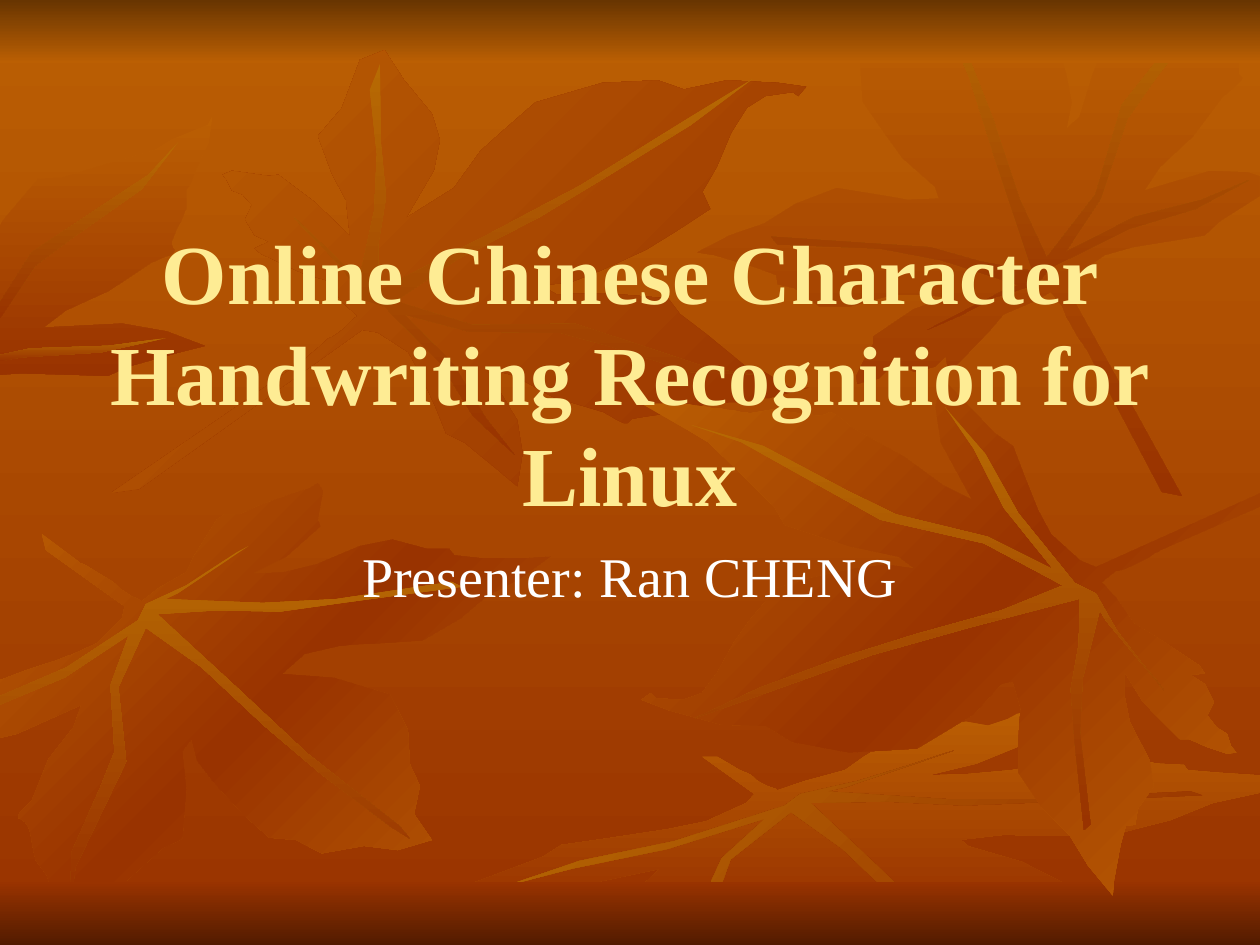
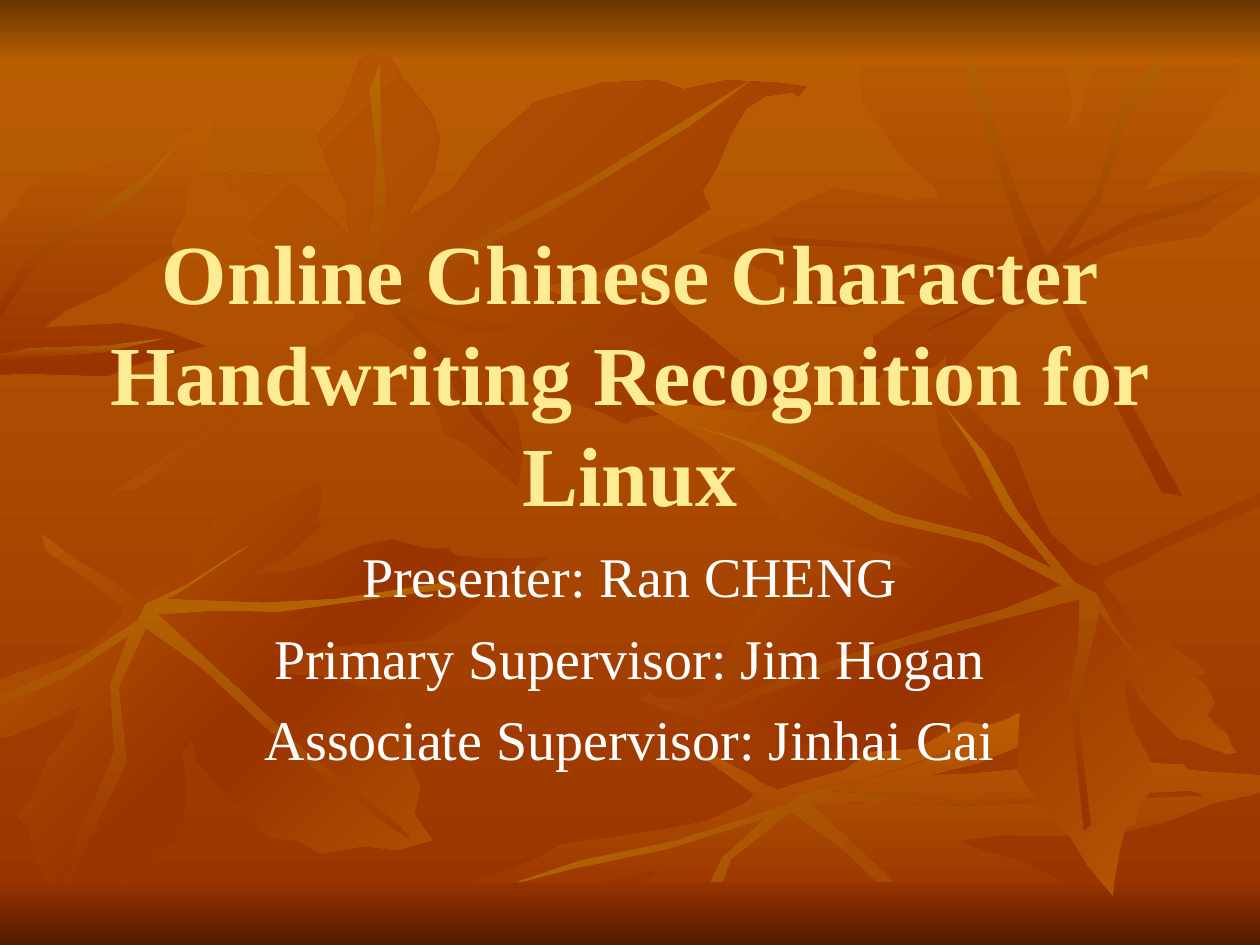
Before and after one commit to shaileshBhokare/honours, a slide deck: slide 1 of Dissertition/report/presentation.ppt. Drawn at 1260x945 pixels with LibreOffice and Linux fonts; fonts in the diff are those of the drawing. Boxes give left, top, right and bottom in pixels: in the first picture for what was removed or moved away, otherwise in the second. Text is boxed around its words. In the diff, an @@ line names an element or a change of style, - is before the commit and + after.

```diff
--- a/Dissertition/report/presentation.ppt
+++ b/Dissertition/report/presentation.ppt
@@ subtitle at box(265, 642, 994, 770): paragraphs added @@
+Primary Supervisor: Jim Hogan
+Associate Supervisor: Jinhai Cai
```
Also in this commit, not shown: 1 other slide changed, 19 slides added, 1 other file.
